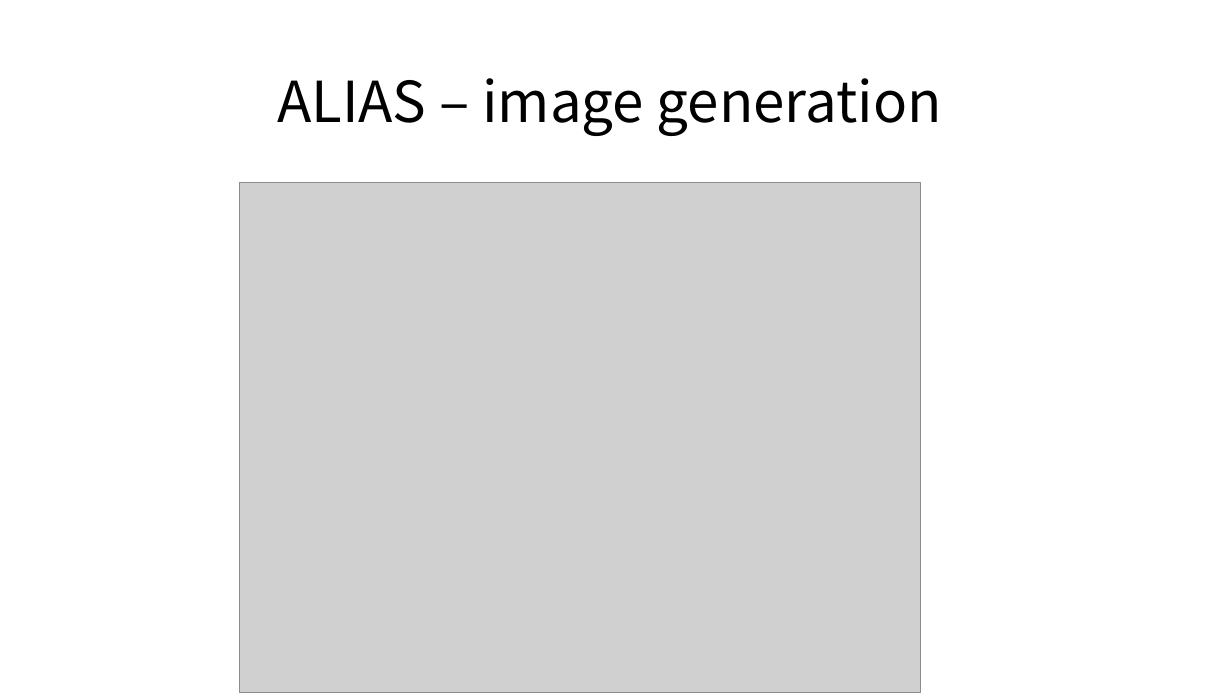
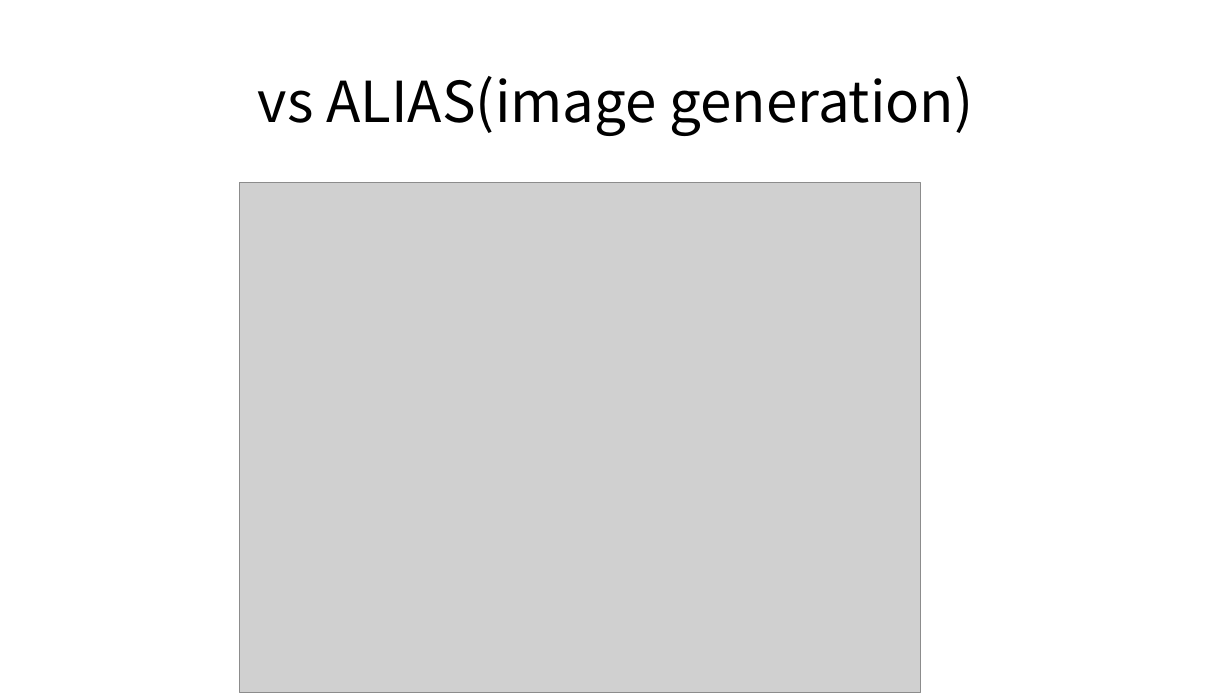
Before and after one commit to bbangsik13/paper-review, a slide deck: slide 2 of GAN/SESAME.pptx (slide 1 before the commit). Drawn at 1232x693 pixels with LibreOffice and Linux fonts; fonts in the diff are those of the drawing; grey boxes stand for pictures. Boxes give left, top, right and bottom in pixels: in the first picture for what was removed or moved away, otherwise in the second. Text is boxed around its words. In the diff, an @@ line names an element or a change of style, - is before the commit and + after.

```diff
--- a/GAN/SESAME.pptx
+++ b/GAN/SESAME.pptx
@@ title at [258, 76, 974, 136]: text changed @@
-ALIAS – image generation
+vs ALIAS(image generation)
```
Also in this commit, not shown: 6 other slides changed, 5 slides added, 1 slide removed.
